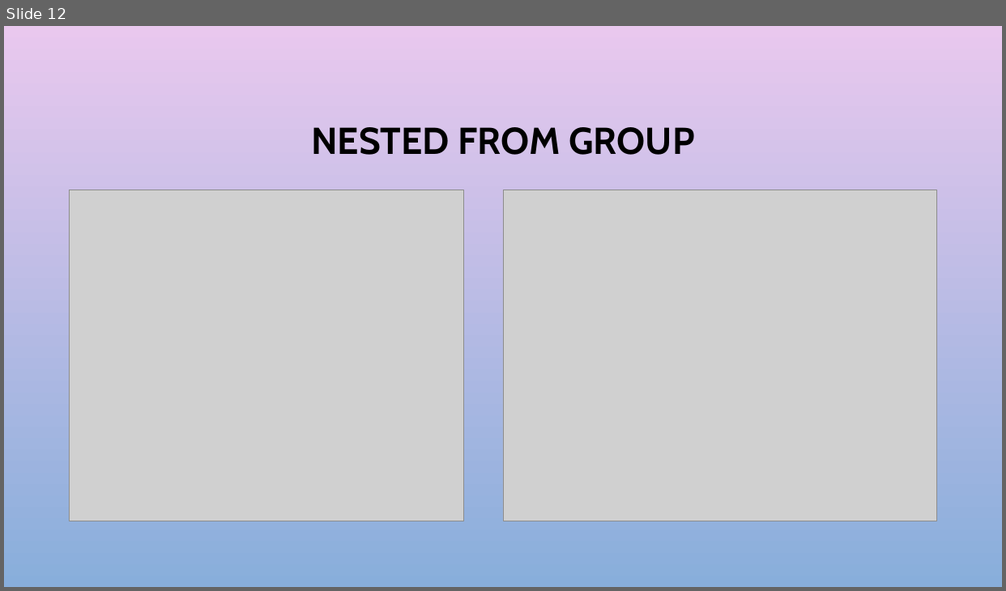
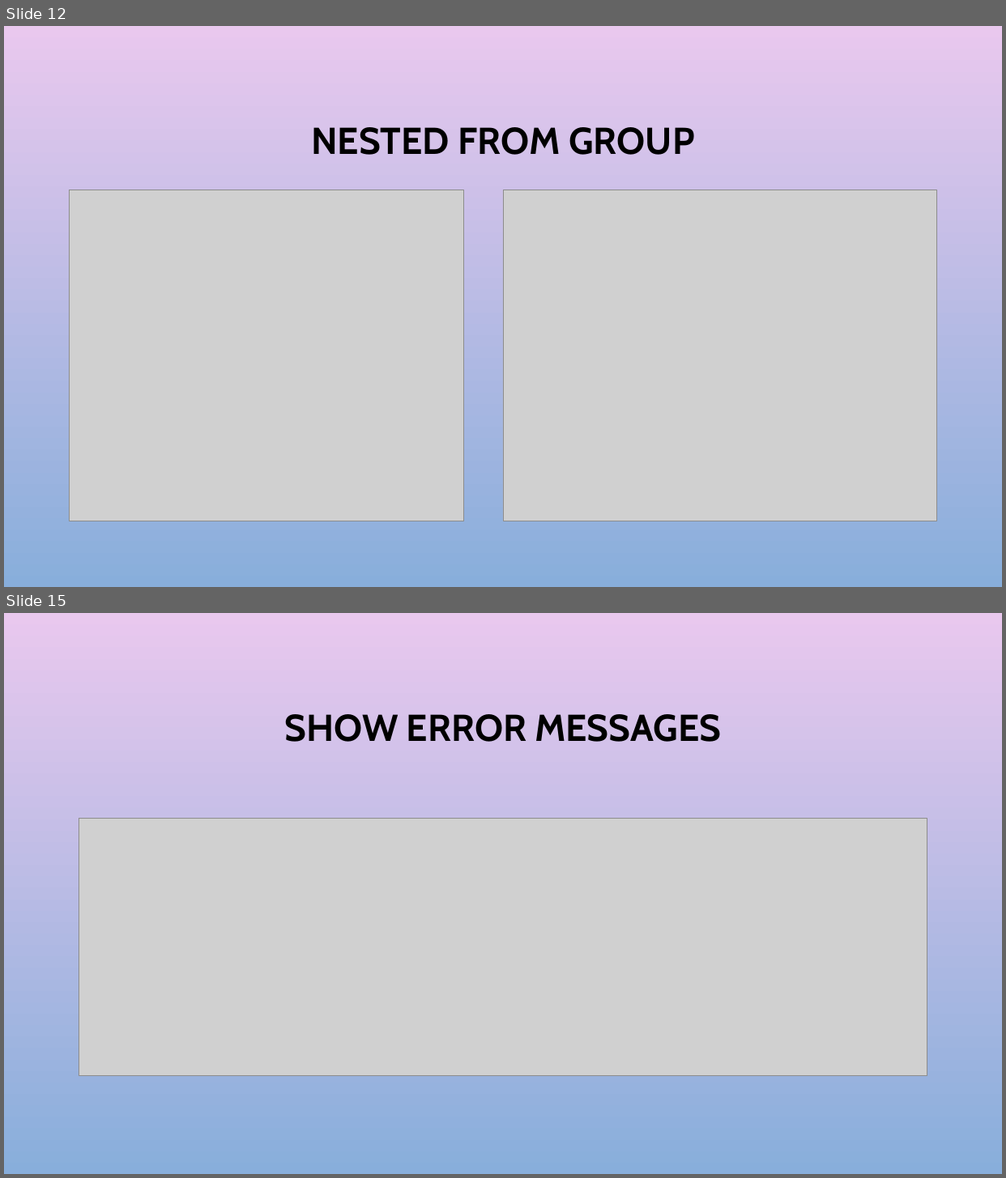
Before and after one commit to harikatakam/angular-forms, a slide deck: Reactive forms.pptx. Shown one above the other, each under a label of ours: slide 12 before the commit, slides 12 and 15 after it; the slides between them are not shown. The pictures are 1006x591 and 1006x1178 pixels, drawn with LibreOffice and Linux fonts; fonts in the diff are those of the drawing; grey boxes stand for pictures; background and template pictures are left out. Boxes give left, top, right and bottom in pixels: in the first picture for what was removed or moved away, otherwise in the second. Text is boxed around its words. In the diff, an @@ line names an element or a change of style, - is before the commit and + after.

Commit message:
error messages and validation

```diff
--- a/Reactive forms.pptx
+++ b/Reactive forms.pptx
@@ slide 15 added at bbox=[4, 613, 1002, 1174], background picture (left out) @@
@@ title added at bbox=[284, 714, 721, 742], 36 pt, text #000000, bold @@
+SHOW ERROR MESSAGES
@@ picture added at bbox=[79, 818, 927, 1076] @@
```
Also in this commit, not shown: 1 slide changed, 2 other slides added, 10 other files.
